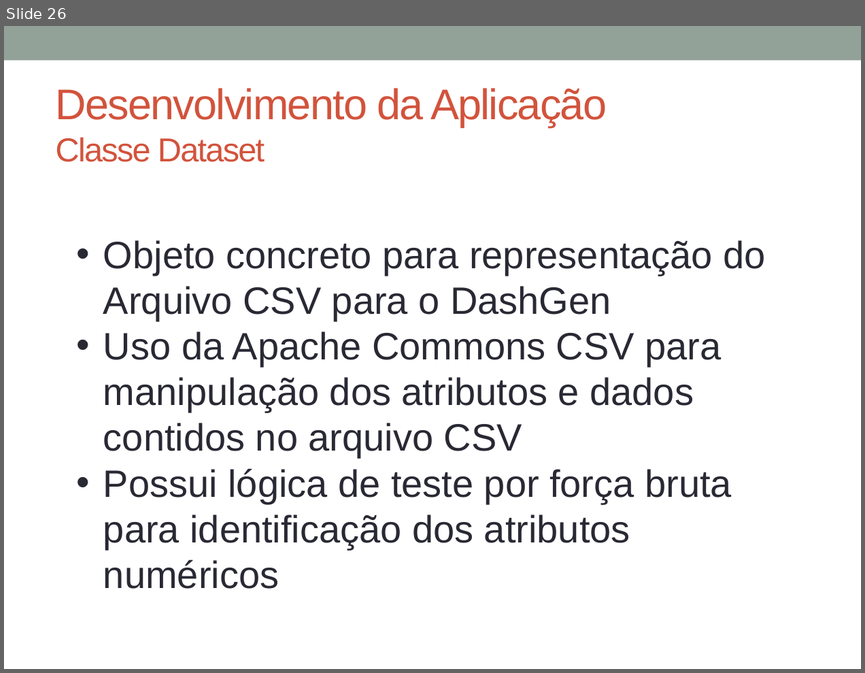
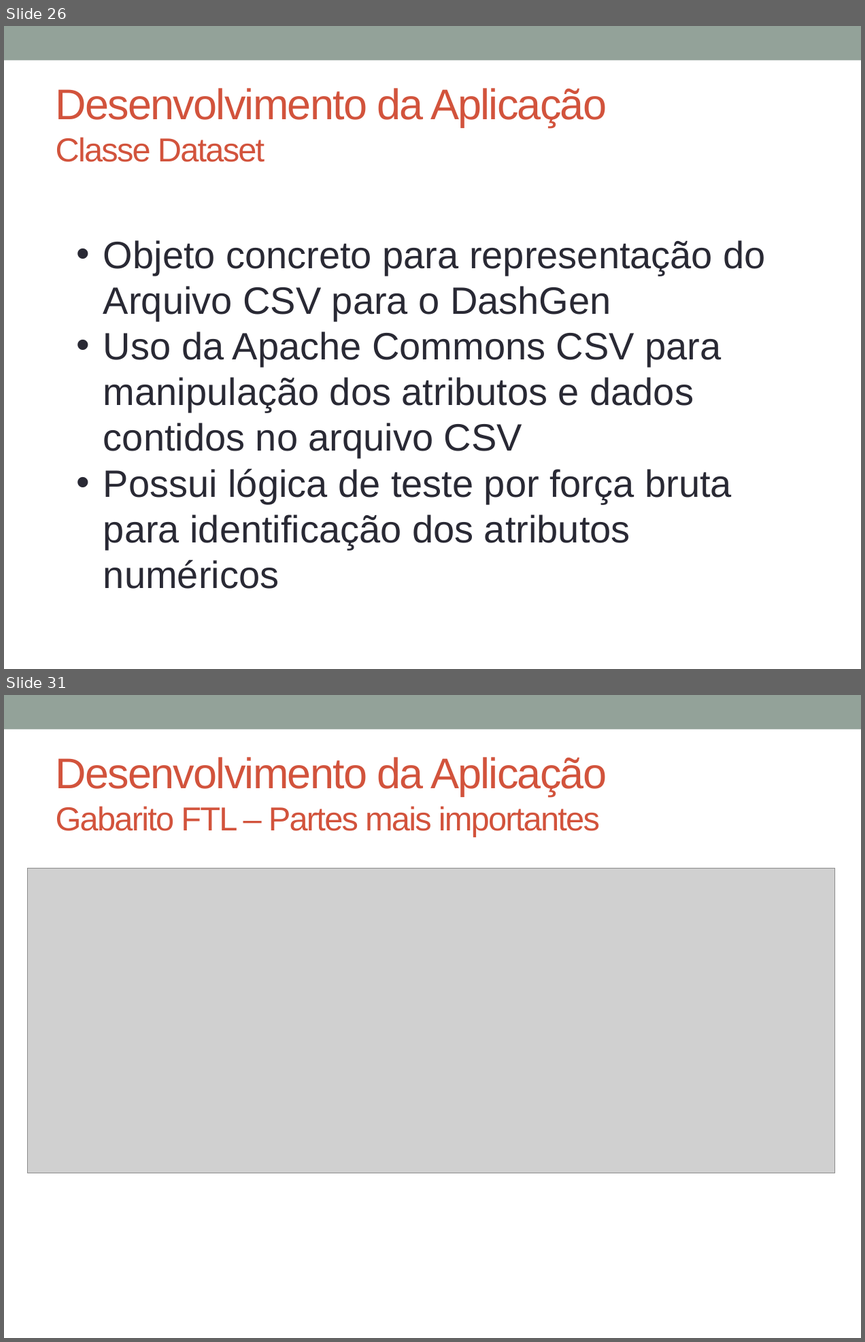
Before and after one commit to glaubergad/tccrepo, a slide deck: mono/Defesa TCC - DashGen.pptx. Shown one above the other, each under a label of ours: slide 26 before the commit, slides 26 and 31 after it; the slides between them are not shown. The pictures are 865x673 and 865x1342 pixels, drawn with LibreOffice and Linux fonts; fonts in the diff are those of the drawing; grey boxes stand for pictures. Boxes give left, top, right and bottom in pixels: in the first picture for what was removed or moved away, otherwise in the second. Text is boxed around its words. In the diff, an @@ line names an element or a change of style, - is before the commit and + after.

```diff
--- a/mono/Defesa TCC - DashGen.pptx
+++ b/mono/Defesa TCC - DashGen.pptx
@@ slide 31 added at (4, 695, 861, 1338), background #FFFFFF; not listed: 1 template element that a slide beside it also shows @@
@@ title added at (56, 757, 606, 836), 27.9 pt, text #D2533C @@
+Desenvolvimento da Aplicação
+Gabarito FTL – Partes mais importantes
@@ picture added at (28, 868, 835, 1173) @@
```
Also in this commit, not shown: 2 slides changed, 20 other slides added, 1 other file.
